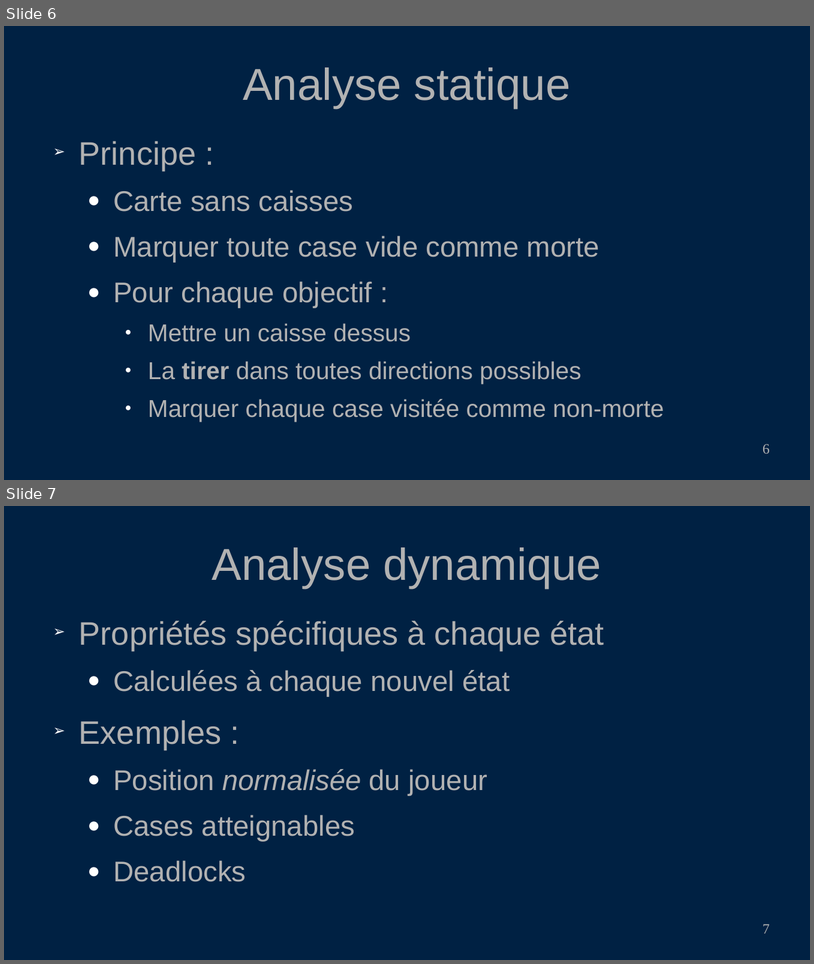
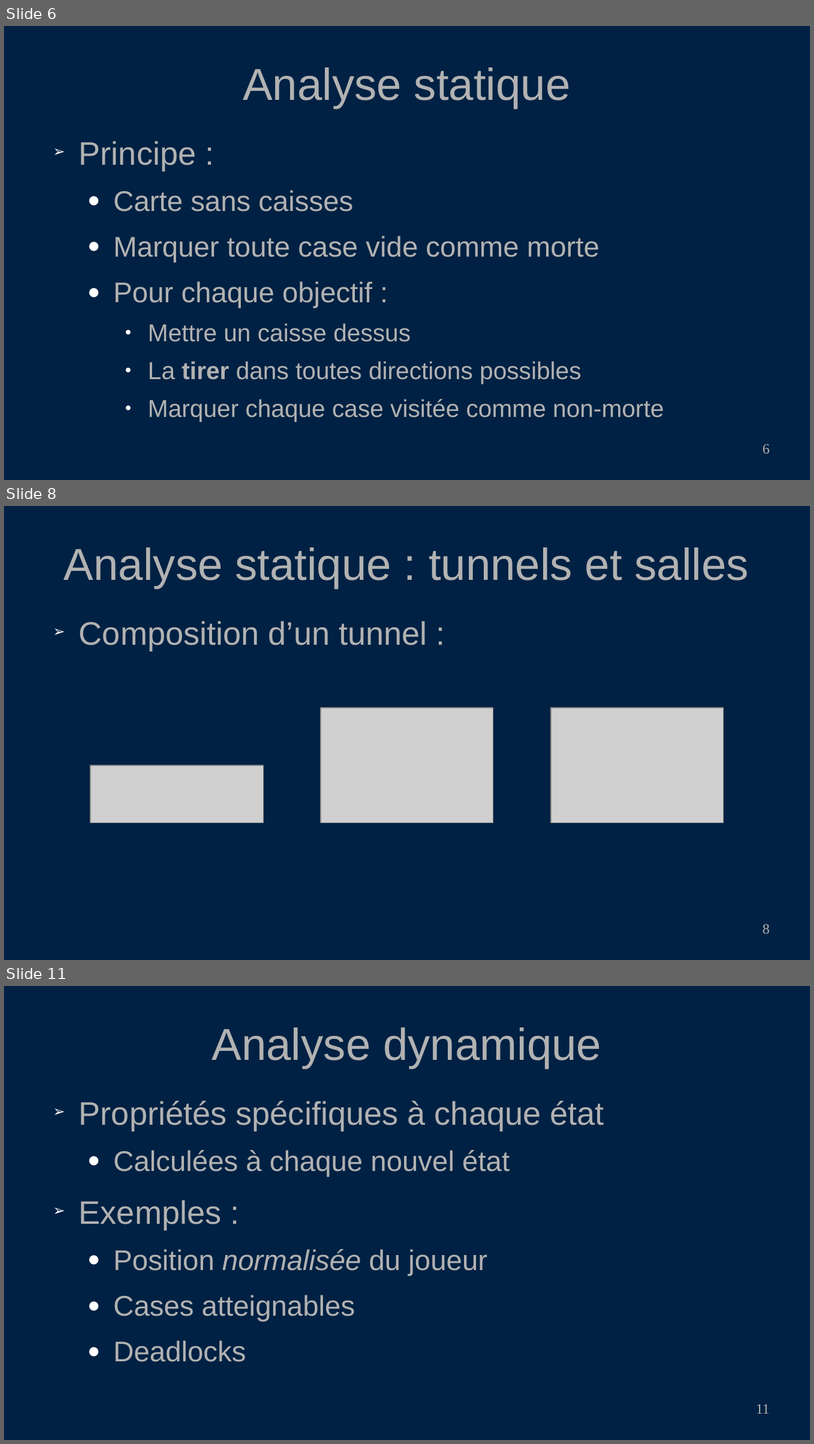
Before and after one commit to PoulpoGaz/sokoshell, a slide deck: documents/presentation.odp. Shown one above the other, each under a label of ours: slides 6 and 7 before the commit, slides 6, 8 and 11 after it; the slides between them are not shown. The pictures are 814x964 and 814x1444 pixels, drawn with LibreOffice and Linux fonts; fonts in the diff are those of the drawing; grey boxes stand for pictures. Boxes give left, top, right and bottom in pixels: in the first picture for what was removed or moved away, otherwise in the second. Text is boxed around its words. In the diff, an @@ line names an element or a change of style, - is before the commit and + after.

Commit message:
add freeze deadlock, tunnel, rooms to presentation

```diff
--- a/documents/presentation.odp
+++ b/documents/presentation.odp
@@ slide 8 added at [4,506,810,960], background #002143 @@
@@ title added at [64,547,749,588], 44 pt, text #B2B2B2 @@
+Analyse statique : tunnels et salles
@@ text added at [79,621,428,650], 32 pt, text #B2B2B2 @@
+➢ Composition d’un tunnel :
@@ picture added at [321,708,494,823] @@
@@ picture added at [551,708,724,823] @@
@@ picture added at [90,765,264,823] @@
@@ page number added at [763,924,770,933], 14 pt, text #B2B2B2 @@
+8
@@ what was slide 7 is now slide 11 @@
@@ page number at [756,1404,770,1413]: text changed @@
-7
+11
```
Also in this commit, not shown: 1 slide changed, 4 other slides added, 3 slides removed, 21 other files.
